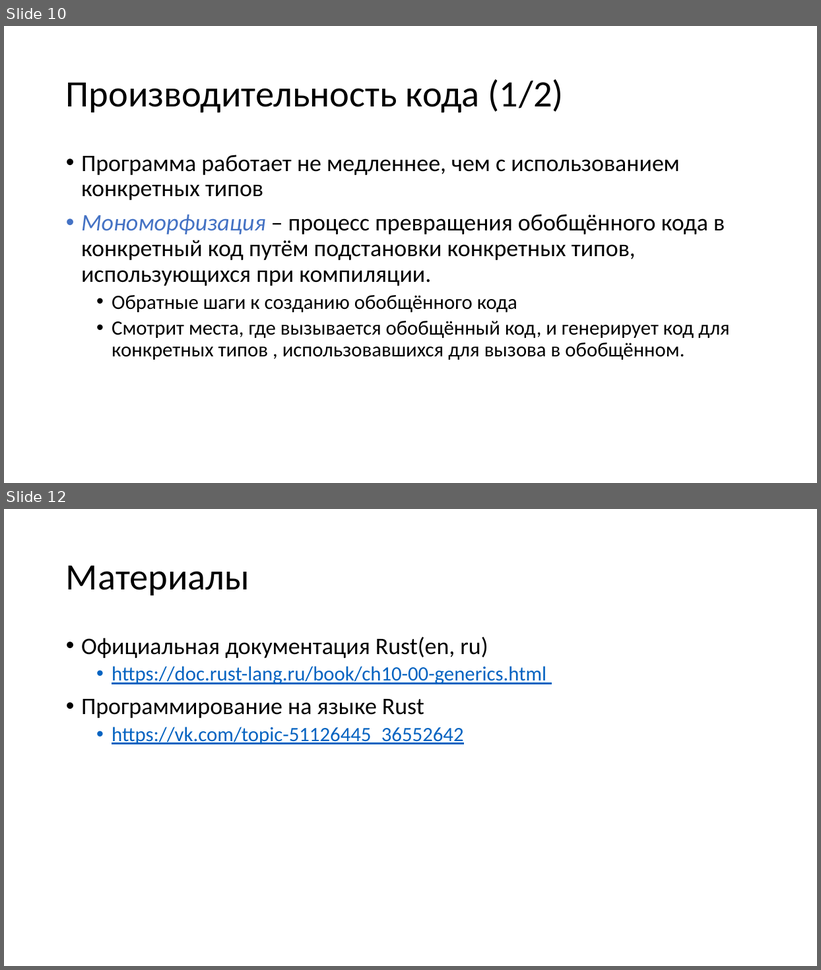
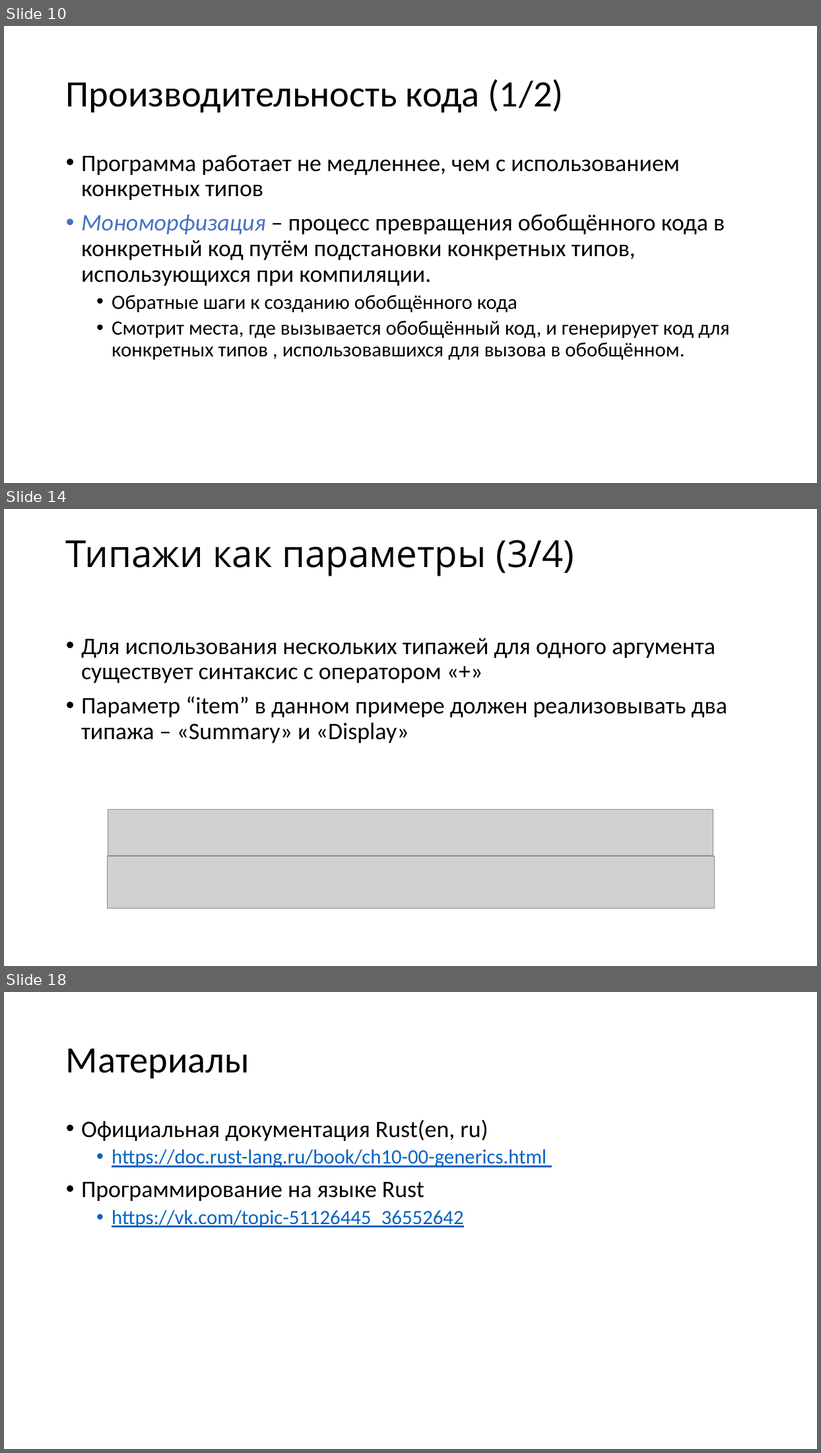
Before and after one commit to Katalien/New-programming-languages, a slide deck: reports/07_general_types/general_types.pptx. Shown one above the other, each under a label of ours: slides 10 and 12 before the commit, slides 10, 14 and 18 after it; the slides between them are not shown. The pictures are 821x970 and 821x1453 pixels, drawn with LibreOffice and Linux fonts; fonts in the diff are those of the drawing; grey boxes stand for pictures. Boxes give left, top, right and bottom in pixels: in the first picture for what was removed or moved away, otherwise in the second. Text is boxed around its words. In the diff, an @@ line names an element or a change of style, - is before the commit and + after.

```diff
--- a/reports/07_general_types/general_types.pptx
+++ b/reports/07_general_types/general_types.pptx
@@ slide 14 added at bbox=[4, 509, 817, 966], background #FFFFFF @@
@@ title added at bbox=[66, 540, 575, 576], 44 pt, text #000000 @@
+Типажи как параметры (3/4)
@@ text added at bbox=[81, 638, 727, 743], 28 pt, text #000000 @@
+• Для использования нескольких типажей для одного аргумента существует синтаксис с оператором «+»
+• Параметр “item” в данном примере должен реализовывать два типажа – «Summary» и «Display»
@@ picture added at bbox=[108, 809, 714, 855] @@
@@ picture added at bbox=[108, 856, 715, 908] @@
@@ what was slide 12 is now slide 18 @@
```
Also in this commit, not shown: 2 slides changed, 5 other slides added, 4 other files.
